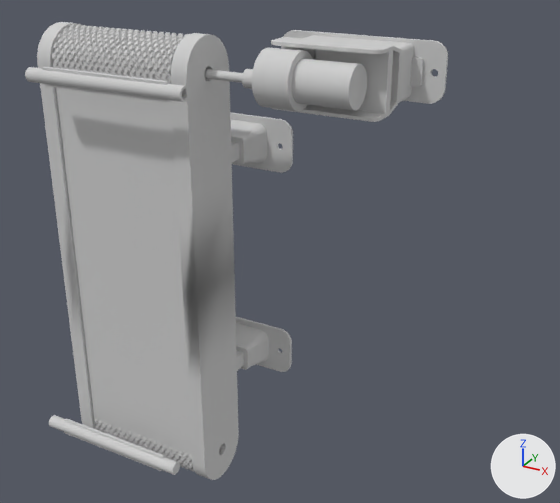
A saved change to the OBJ model frontend/public/Conveyor Belt Assembly.obj.
Before and after are seen from a 50 mm lens placed at (34.9, -46.9, 16.0), pointed at (10.0, -1.6, -6.7). Every picture has the same lights, and +X, +Y and +Z are marked at lower right. The first picture is the older version. Where no turn or scale is listed for an object, it has been applied to the vertices. Vertices at exactly the same position are counted once.

Objects in the first picture: 'Conveyor Belt Assembly'.
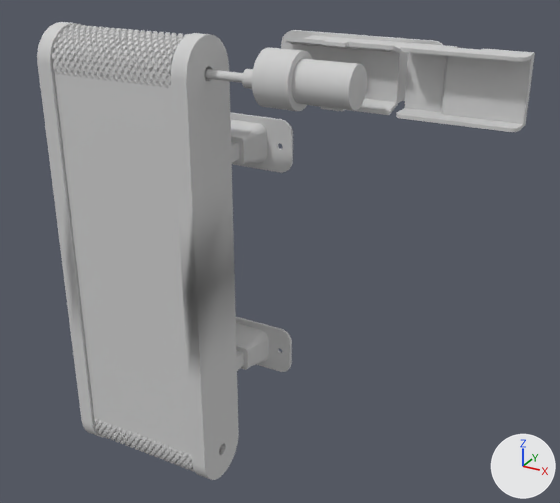
Boxes [x1, y1, x2, y2] around the edits, measured in the pictures (560 x 503 px):
'Conveyor Belt Assembly', reshaped (18% wider): before [25, 22, 448, 480]; after [37, 22, 535, 480]
part 1 of me_conveyor_belt_assembly, added: after [396, 43, 535, 132]
part 2 of me_conveyor_belt_assembly, deleted: before [49, 415, 180, 475]
part 3 of me_conveyor_belt_assembly, deleted: before [25, 67, 190, 102]
part 4 of me_conveyor_belt_assembly, cut back: before [271, 37, 398, 122]; after [284, 37, 398, 115]

Diff of the bpy script that builds the scene:
```diff
--- a/frontend/public/Conveyor Belt Assembly.obj.py
+++ b/frontend/public/Conveyor Belt Assembly.obj.py
@@ me_conveyor_belt_assembly @@
 # used by ob_conveyor_belt_assembly; location = (0.0, 0.0, 0.0)
-me_conveyor_belt_assembly.from_pydata(...)  # 11674 vertices, 23436 faces; spans x -9.0..20.1, y -9.5..2.4, z -26.2..8.7
+me_conveyor_belt_assembly.from_pydata(...)  # 11154 vertices, 22396 faces; spans x -9.0..25.8, y -7.0..2.4, z -26.2..8.7
+# me_conveyor_belt_assembly part 1: a new loose piece of 86 vertices spanning x 18.3..25.8, y -2.0..0.0, z 4.3..8.5, in mat_steel___satin (light grey #cfcfcf)
+# me_conveyor_belt_assembly part 2: the loose piece of 280 vertices spanning x -7.6..5.0, y -9.4..-8.5, z -23.6..-22.4 is deleted
+# me_conveyor_belt_assembly part 3: the loose piece of 280 vertices spanning x -5.0..7.6, y -9.5..-8.5, z 5.3..6.6 is deleted
+# me_conveyor_belt_assembly part 4
+# 64 vertices are removed from x 10.3..17.8, y -3.6..-1.8, z 4.3..8.5
+# 145 faces are deleted
+# 2 vertices move from x 17.8, y -3.1..-2.3, z 8.3 to x 14.8, y -2.1..-1.6, z 8.3
+# 1 vertex is added at (13.3, -1.6, 8.5)
+# 5 new vertices lie (3.0, 0.0, 0.0) away from vertices in x 10.3, y -1.6, z 4.3..8.5
+# 5 new vertices lie (1.5, 0.0, 0.0) away from vertices in x 13.3, y -1.6, z 4.3..8.5
+# 7 new vertices lie (0.0, -0.5, 0.0) away from vertices in x 13.3..14.8, y -1.6, z 4.3..8.5
+# 49 new faces join them
 me_conveyor_belt_assembly.materials.append(mat_steel___satin)
```
